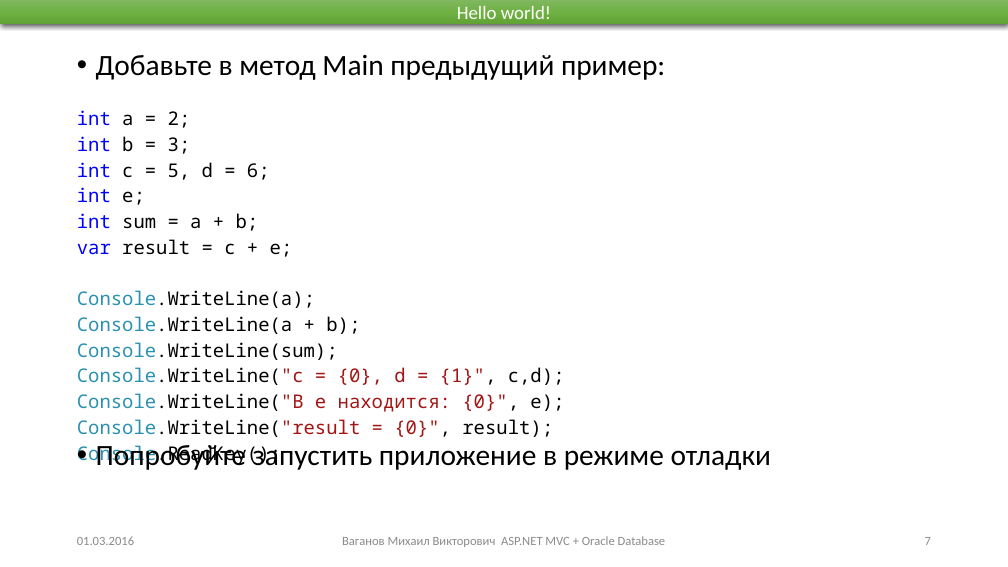
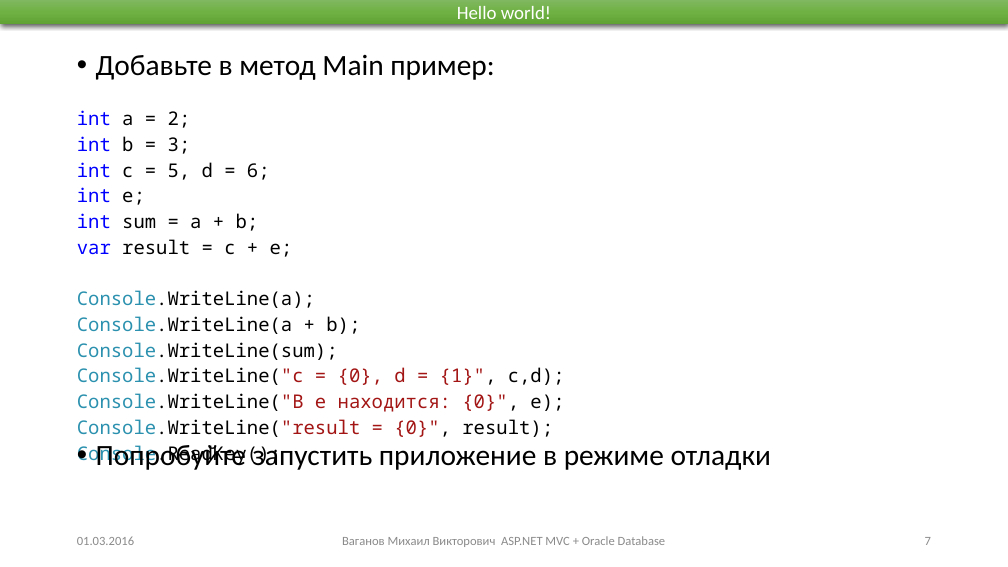
Before and after one commit to Mikhail-Vaganov/psu-applicants, a slide deck: slide 7 of Presentations/Занятие 1.pptx. Drawn at 1008x567 pixels with LibreOffice and Linux fonts; fonts in the diff are those of the drawing; grey boxes stand for pictures. Boxes give left, top, right and bottom in pixels: in the first picture for what was removed or moved away, otherwise in the second. Text is boxed around its words. In the diff, an @@ line names an element or a change of style, - is before the commit and + after.

```diff
--- a/Presentations/Занятие 1.pptx
+++ b/Presentations/Занятие 1.pptx
@@ text at (96, 55, 494, 80): text changed @@
-• Добавьте в метод Main предыдущий пример:
+• Добавьте в метод Main пример:
```
Also in this commit, not shown: 2 other slides changed, 6 slides added, 6 other files.
